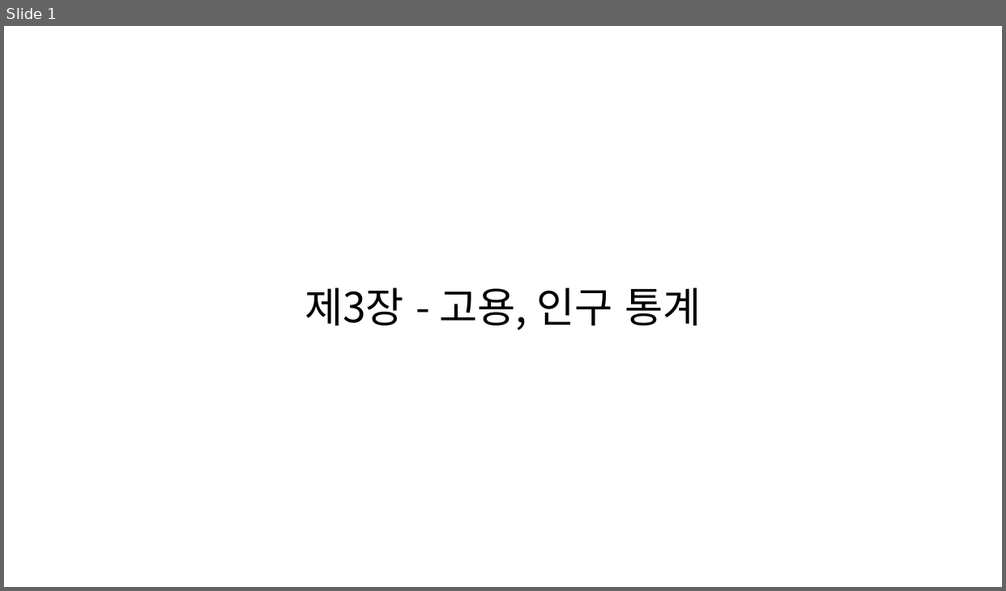
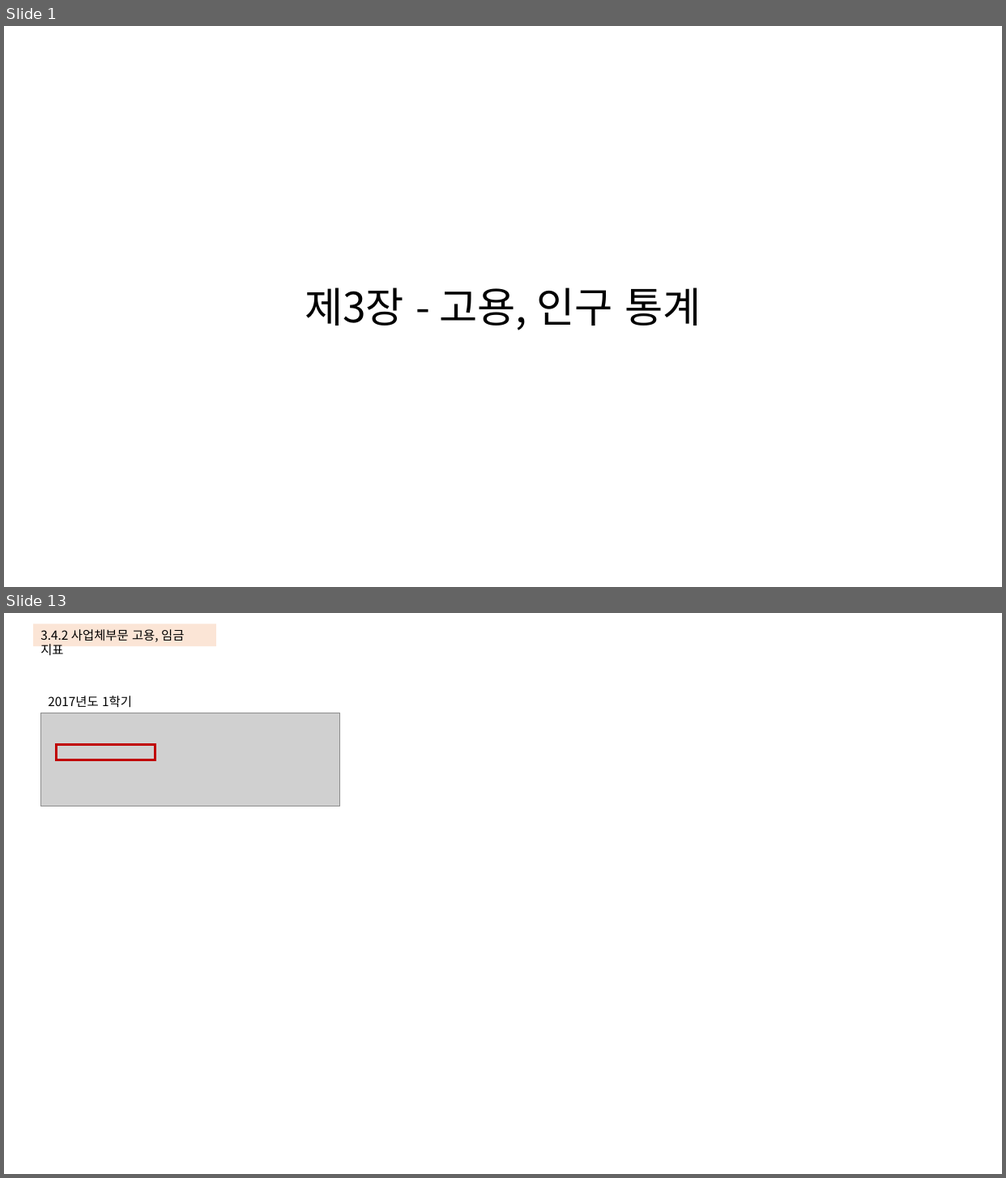
Before and after one commit to KNOU-STUDY/KNOU-UNDERSTANDING-NATIONAL-STATISTICS, a slide deck: previous_question/3장-고용,임금 통계.pptx. Shown one above the other, each under a label of ours: slide 1 before the commit, slides 1 and 13 after it; the slides between them are not shown. The pictures are 1006x591 and 1006x1178 pixels, drawn with LibreOffice and Linux fonts; fonts in the diff are those of the drawing; grey boxes stand for pictures. Boxes give left, top, right and bottom in pixels: in the first picture for what was removed or moved away, otherwise in the second. Text is boxed around its words. In the diff, an @@ line names an element or a change of style, - is before the commit and + after.

```diff
--- a/previous_question/3장-고용,임금 통계.pptx
+++ b/previous_question/3장-고용,임금 통계.pptx
@@ slide 13 added at (4,613,1002,1174), background #FFFFFF @@
@@ rectangle added at (33,624,216,646), fill #FBE5D6, 12 pt, text #000000 @@
+3.4.2 사업체부문 고용, 임금 지표
@@ text added at (48,696,132,708), 12 pt, text #000000 @@
+2017년도 1학기
@@ picture added at (40,713,340,807) @@
@@ rectangle added at (57,745,155,760), outline #C00000 2 pt @@
```
Also in this commit, not shown: 2 slides changed, 9 other slides added, 16 slides removed.
